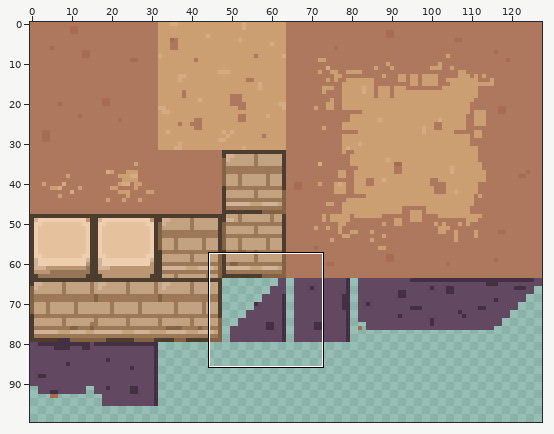
Two versions of one sprite sheet, Assets/Images/tileset.png. Above, an overview of the earlier version with the close-up marked.
Close-up. Earlier state:
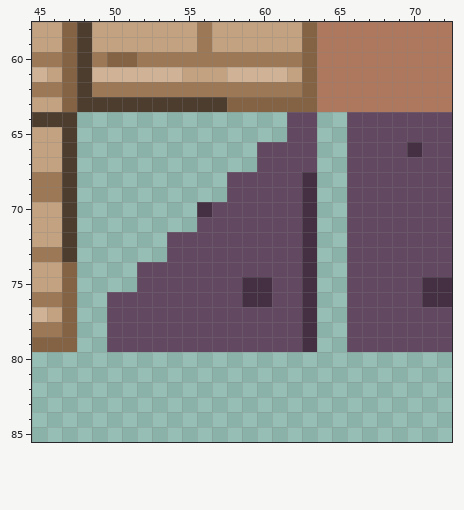
The file is 128x128 pixels. Colours within 5 levels of each other are drawn and written as one. Shown: x 45..72, y 58..85. The wide view leaves out empty margins.
And afterwards:
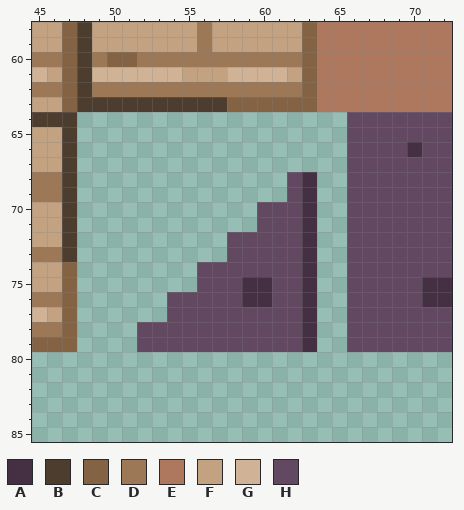
Palette (. is transparent): A #443042  B #4d3d2e  C #846345  D #9d7856  E #ae785f  F #c3a282  G #d0b396  H #624860
Edits made:
{"y":64,"x":62,"old":"HH","new":".."}
{"y":65,"x":62,"old":"HH","new":".."}
{"y":66,"x":60,"old":"HHHH","new":"...."}
{"y":67,"x":60,"old":"HHHH","new":"...."}
{"y":68,"x":58,"old":"HHHH","new":"...."}
{"y":69,"x":58,"old":"HHHH","new":"...."}
{"y":70,"x":56,"old":"AHHH","new":"...."}
{"y":71,"x":56,"old":"HHHH","new":"...."}
{"y":72,"x":54,"old":"HHHH","new":"...."}
{"y":73,"x":54,"old":"HHHH","new":"...."}
{"y":74,"x":52,"old":"HHHH","new":"...."}
{"y":75,"x":52,"old":"HHHH","new":"...."}
{"y":76,"x":50,"old":"HHHH","new":"...."}
{"y":77,"x":50,"old":"HHHH","new":"...."}
{"y":78,"x":50,"old":"HH","new":".."}
{"y":79,"x":50,"old":"HH","new":".."}
{"label":"erased","picture_box":[107,112,317,352]}
